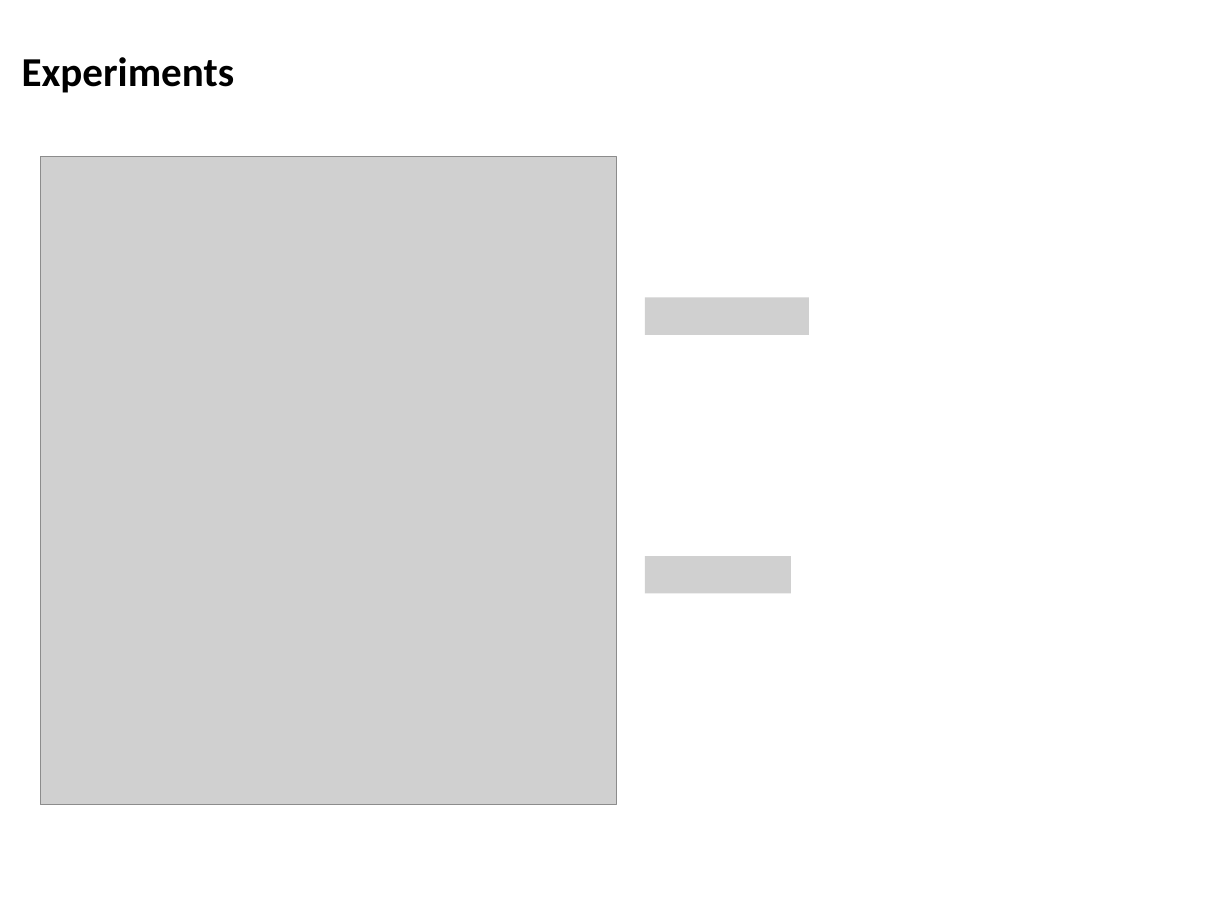
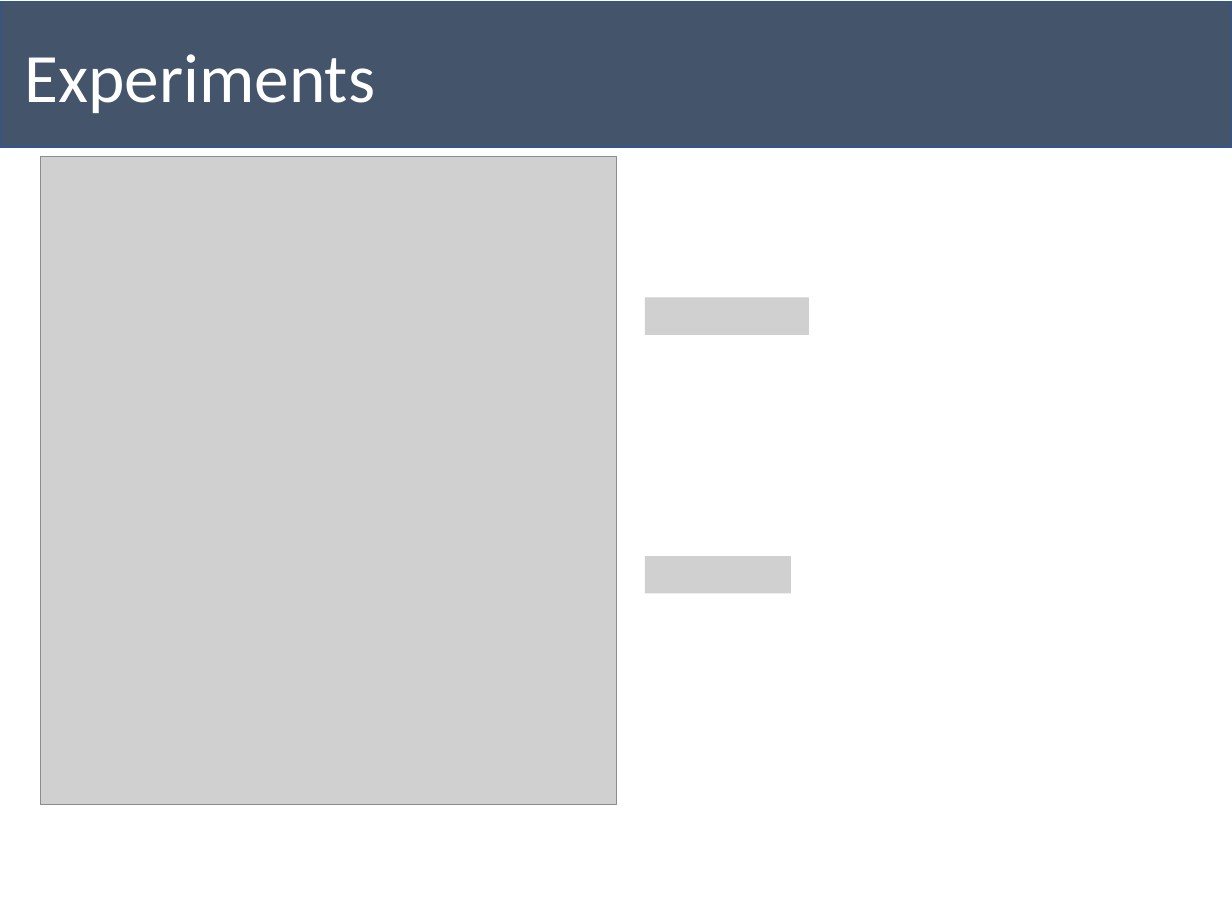
Before and after one commit to Tigerrr07/GNN-tiger, a slide deck: slide 8 of 2_node2vec/node2vec.pptx (slide 6 before the commit). Drawn at 1232x924 pixels with LibreOffice and Linux fonts; fonts in the diff are those of the drawing; grey boxes stand for pictures. Boxes give left, top, right and bottom in pixels: in the first picture for what was removed or moved away, otherwise in the second. Text is boxed around its words. In the diff, an @@ line names an element or a change of style, - is before the commit and + after.

```diff
--- a/2_node2vec/node2vec.pptx
+++ b/2_node2vec/node2vec.pptx
@@ rectangle "Experiments": place and size @@
-rectangle "Experiments" at bbox=[22, 57, 235, 93]
+rectangle "Experiments" at bbox=[0, 2, 1232, 147]
@@ rectangle "Experiments" at bbox=[0, 2, 1232, 147]: size 32 to 54 pt, text colour #000000 to #FFFFFF, bold off; vertical alignment top to middle; fill none to #44546A; outline none to #325491 1 pt @@
```
Also in this commit, not shown: 2 other slides changed, 6 slides added, 3 slides removed, 3 other files.
